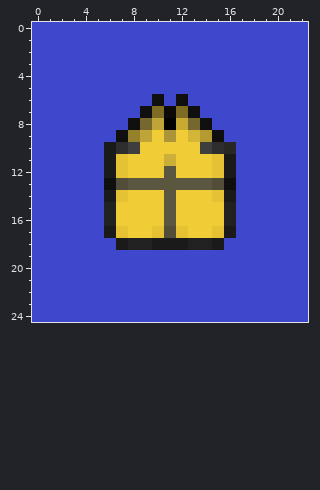
Edited in one commit: pixel-art sprite (TESTCASE/SAMPLE/36_투명이미지검색/Image/항공뷰(백화점아이콘)_투명_[913.671.124.097].png). The picture above is the old version.
The file is 23x25 pixels. Colours within 5 levels of each other are drawn and written as one.
The same view after the edit:
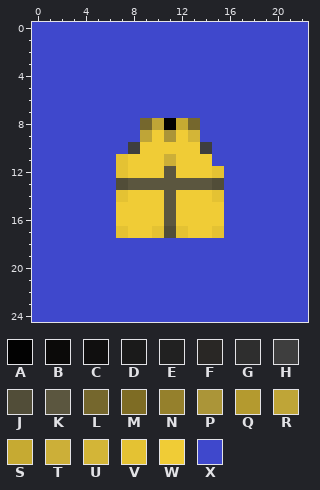
Palette (. is transparent): A #020202  B #0b0a09  C #100f0f  D #1a1a1a  E #212121  F #292725  G #2e2e2e  H #3e3e3e  J #514d38  K #5b563f  L #75672d  M #7e6c24  N #95802c  P #ab9538  Q #b49a2f  R #bfa537  S #c6aa32  T #ccaf38  U #d3b537  V #e4c233  W #f0cc36  X #3f48cc
Changes in this commit:
{"y":6,"x":10,"old":"C","new":"X"}
{"y":6,"x":12,"old":"C","new":"X"}
{"y":7,"x":9,"old":"CMBMC","new":"XXXXX"}
{"y":8,"x":8,"old":"C","new":"X"}
{"y":8,"x":14,"old":"C","new":"X"}
{"y":9,"x":7,"old":"CN","new":"XX"}
{"y":9,"x":14,"old":"QC","new":"XX"}
{"y":10,"x":6,"old":"DG","new":"XX"}
{"y":10,"x":15,"old":"GF","new":"XX"}
{"y":11,"x":6,"old":"D","new":"X"}
{"y":11,"x":15,"old":"VD","new":"XX"}
{"y":12,"x":6,"old":"D","new":"X"}
{"y":12,"x":16,"old":"D","new":"X"}
{"y":13,"x":6,"old":"C","new":"X"}
{"y":13,"x":16,"old":"C","new":"X"}
{"y":14,"x":6,"old":"D","new":"X"}
{"y":14,"x":16,"old":"D","new":"X"}
{"y":15,"x":6,"old":"E","new":"X"}
{"y":15,"x":16,"old":"E","new":"X"}
{"y":16,"x":6,"old":"E","new":"X"}
{"y":16,"x":16,"old":"E","new":"X"}
{"y":17,"x":6,"old":"D","new":"X"}
{"y":17,"x":16,"old":"D","new":"X"}
{"y":18,"x":7,"old":"DEEDDDEED","new":"XXXXXXXXX"}
{"label":"changed","picture_box":[104,94,236,250]}
